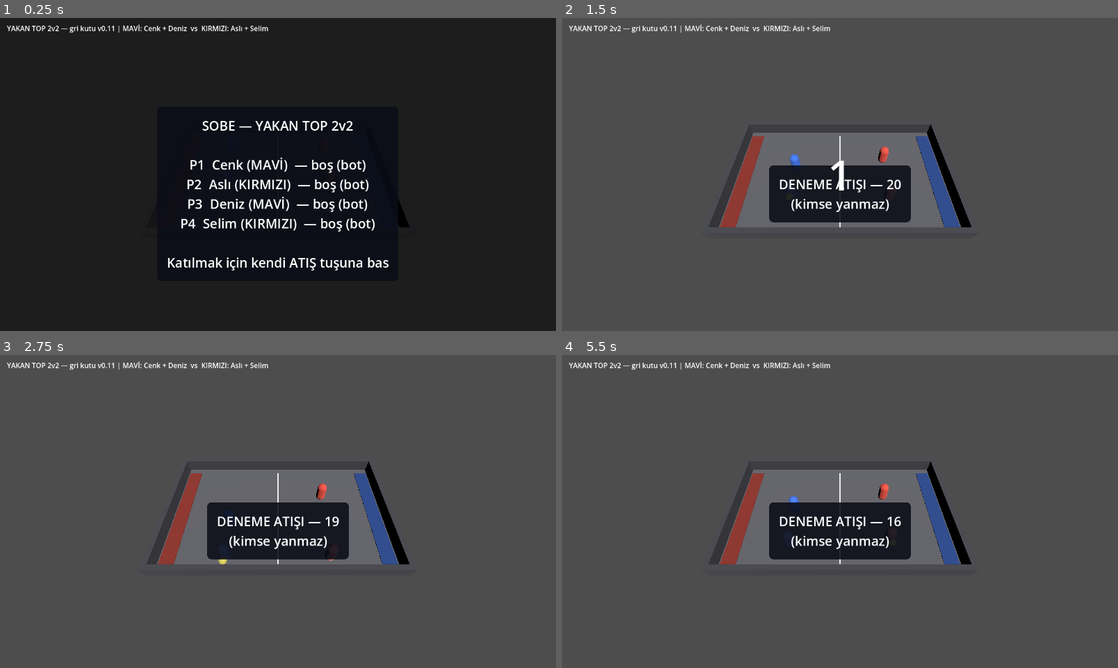
Above: before the commit, frames 1-4 (two rows, left to right).
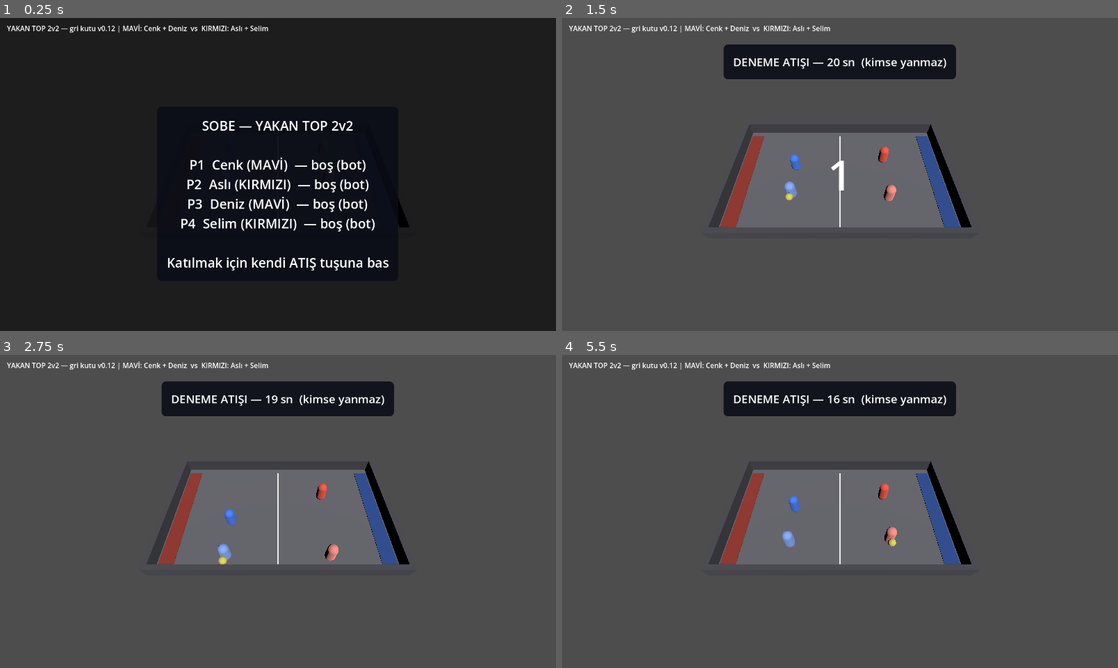
Above: after the commit, the same moments.

Repository: Mchd2323/Sobe
Game: Godot game, scene res://main.tscn
Two runs of this game, one before a commit and one after it. Both use one fixed random seed, a clock stepped at 60 frames per second and the inputs below.
Inputs:
- Up to frame 1 (0.25 s): no input
- Up to frame 2 (1.5 s): tap Enter at 0.5, 0.6, 1.35 s; hold D 0.53-1.28 s; tap Space at 0.77 s; hold S from 1.28 s (still down)
- Up to frame 3 (2.75 s): tap Space at 1.52 s; release S at 2.03 s; hold D from 2.03 s (still down); tap Enter at 2.1 s
- Up to frame 4 (5.5 s): release D at 2.78 s; hold W 2.78-3.53 s; tap Enter every 0.75 s from 2.85 to 5.1 s; tap Space at 3.02, 3.77, 4.52 s; hold A 3.53-5.03 s; hold S from 5.03 s (still down)

The runs differ from the first frame. In frame 1, less than 0.1% of the frame differs, in the area x 20-21%, y 2-5%; in frame 2, 9.0%; in frame 3, 9.1%; in frame 4, 9.1%, in the area x 20-71%, y 2-66%.

Commit message:
Ust serit + YANDIN uyarisi: arenayi hicbir sey kapatmasin
Kullanici: 'oyun basladiktan sonra deneme yazan kart sabit kaliyor ve ekran
o karttan dolayi gorunmuyor.'

Ortadaki buyuk metin kutusu oyun sirasinda da kullaniliyor ve arenanin tam
ustune oturuyordu. Zamanlamayi kurcalamak yerine yapiyi degistirdim:
- Ortadaki buyuk kutu artik YALNIZ lobide. Oyun sirasinda arenayi hicbir sey
  kapatamaz - zamanlama duzeltmesi degil, yapisal garanti.
- Oyun ici bildirimler (deneme sayaci, duduk, yanma uyarisi) ekranin
  tepesindeki ince seride tasindi.

YANDIN UYARISI: mezarlik sahanin KARSI ucundadir; yaninca karakter rakip
takimin arkasina isinlanir. Bunu bilmeyen oyuncu kendini kaybedip 'tuslarim
calismiyor' sanabiliyor. Yanan insan oyuncuya artik kalici uyari cikiyor.

Not: 'mezarlikta WASD calismiyor' raporunu kodda uretemedim. Iki bagimsiz
test yazdim; ikisi de hareketin gercek yoldan calistigini gosteriyor (sabit
girdiyle 3.68 m yer degistirme, sinir clamp'ine kadar). Bu yuzden hareket
koduna dokunmadim - once nedenini dogru teshis etmek gerekiyor.

Dogrulama: duduk aninda ust serit gorunur/orta kutu gizli, 2.5 sn sonra serit
temiz. Autotest bozulmadi (SKOR OK, 2 oyun, 14 misket). Surum v0.12.

Co-Authored-By: Claude Opus 5 <noreply@anthropic.com>
Claude-Session: https://claude.ai/code/session_01MTxNxqcJsn6a9ejp78rqrm

Diff:
--- a/scripts/constants.gd
+++ b/scripts/constants.gd
@@ -48,7 +48,7 @@
 
 # GDD §4 dört arkadaş. Koltuk sırası takımı belirler: 0,2 = MAVİ | 1,3 = KIRMIZI
 # Ekranda gösterilen yapı etiketi. TEK YER — elle başka yere yazma.
-const BUILD_LABEL := "v0.11"
+const BUILD_LABEL := "v0.12"
 
 const CHARACTERS := ["Cenk", "Aslı", "Deniz", "Selim"]
 
--- a/scripts/main.gd
+++ b/scripts/main.gd
@@ -20,6 +20,8 @@
 var _phase_label: Label
 var _dim: ColorRect
 var _phase_box: Control
+var _banner_label: Label
+var _banner_box: Control
 var _result_box: Control
 
 func _ready() -> void:
@@ -62,9 +64,15 @@
 		if c > 0.0:
 			_countdown_label.text = str(int(ceil(c)))
 
-	# Deneme atışı geri sayımı
-	if _phase_label != null and flow.phase == GameFlow.Phase.PRACTICE:
-		_phase_label.text = "DENEME ATIŞI — %d\n(kimse yanmaz)" % int(ceil(flow.practice_left))
+	# Üst şerit: deneme sayacı, sonra yanma uyarısı
+	if _banner_box != null:
+		if flow.phase == GameFlow.Phase.PRACTICE:
+			_set_banner("DENEME ATIŞI — %d sn  (kimse yanmaz)" % int(ceil(flow.practice_left)))
+		elif flow.phase == GameFlow.Phase.PLAYING and _human_burned():
+			# Mezarlık sahanın KARŞI ucundadır; oyuncu kendini kaybetmesin.
+			_set_banner("YANDIN — mezarlıktasın: sahanın KARŞI ucunda, koyu renkli olansın")
+		elif _banner_label.text.find("DENEME") != -1 or _banner_label.text.find("YANDIN") != -1:
+			_set_banner("")
 
 	# LOBİ: ilk basış koltuğa oturtur, ikinci basış maçı başlatır
 	if flow.phase == GameFlow.Phase.LOBBY:
@@ -112,6 +120,16 @@
 		t += "\nBaşlatmak için katıldığın tuşa TEKRAR bas"
 	return t
 
+func _set_banner(t: String) -> void:
+	_banner_label.text = t
+	_banner_box.visible = (t != "")
+
+func _human_burned() -> bool:
+	for p in players:
+		if not p.is_bot and p.is_burned:
+			return true
+	return false
+
 func _action_just_pressed() -> bool:
 	for i in range(1, 5):
 		var a := "p%d_action" % i
@@ -125,7 +143,8 @@
 	_rule_panel.visible = (p == GameFlow.Phase.BRIEFING)
 	_result_box.visible = (p == GameFlow.Phase.SCORE)
 	# Faz kutusu yalnız yazacak bir şey varken görünsün (OYUN'da düdükten sonra boşalır).
-	_phase_box.visible = (p == GameFlow.Phase.LOBBY or p == GameFlow.Phase.PRACTICE or p == GameFlow.Phase.PLAYING)
+	# Ortadaki büyük kutu YALNIZ lobide; oyun sırasında arenayı hiçbir şey kapatmaz.
+	_phase_box.visible = (p == GameFlow.Phase.LOBBY)
 	# Bekleme fazlarında saha karartılır ki metin okunsun.
 	_dim.visible = not flow.is_live()
 
@@ -143,16 +162,15 @@
 			current_round.practice = false
 			current_round.setup(players, self)
 			current_round.start()
-			_phase_label.text = "DÜDÜK! — MAÇ BAŞLADI"
-			_clear_phase_label_soon()
+			_set_banner("DÜDÜK! — MAÇ BAŞLADI")
+			_clear_banner_soon()
 		GameFlow.Phase.SCORE:
 			_phase_label.text = ""
 
-func _clear_phase_label_soon() -> void:
+func _clear_banner_soon() -> void:
 	await get_tree().create_timer(1.5).timeout
-	if flow.phase == GameFlow.Phase.PLAYING:
-		_phase_label.text = ""
-		_phase_box.visible = false
+	if flow.phase == GameFlow.Phase.PLAYING and _banner_label.text.find("DÜDÜK") != -1:
+		_set_banner("")
 
 func _on_round_finished(winner_team: int) -> void:
 	# Misket dağıtımı (4/2/1/0) turun sıralamasına göre, sonra tablo.
@@ -318,6 +336,24 @@
 	_phase_label.add_theme_font_size_override("font_size", 30)
 	ph_panel.add_child(_phase_label)
 
+	# ÜST ŞERİT: oyun içi bildirimler (deneme sayacı, düdük, yandın uyarısı).
+	# Arenanın ÜSTÜNE binmesin diye ortada değil, ekranın tepesinde.
+	var bn_center := CenterContainer.new()
+	bn_center.set_anchors_preset(Control.PRESET_TOP_WIDE)
+	bn_center.offset_top = 52
+	bn_center.offset_bottom = 150
+	bn_center.mouse_filter = Control.MOUSE_FILTER_IGNORE
+	canvas.add_child(bn_center)
+	var bn_panel := PanelContainer.new()
+	bn_panel.add_theme_stylebox_override("panel", _text_backdrop())
+	bn_center.add_child(bn_panel)
+	_banner_box = bn_panel
+	_banner_label = Label.new()
+	_banner_label.horizontal_alignment = HORIZONTAL_ALIGNMENT_CENTER
+	_banner_label.add_theme_font_size_override("font_size", 26)
+	bn_panel.add_child(_banner_label)
+	bn_panel.visible = false
+
 	# Geri sayım (sayışma)
 	var cd_center := CenterContainer.new()
 	cd_center.set_anchors_preset(Control.PRESET_FULL_RECT)
Not shown, changed: README.md
